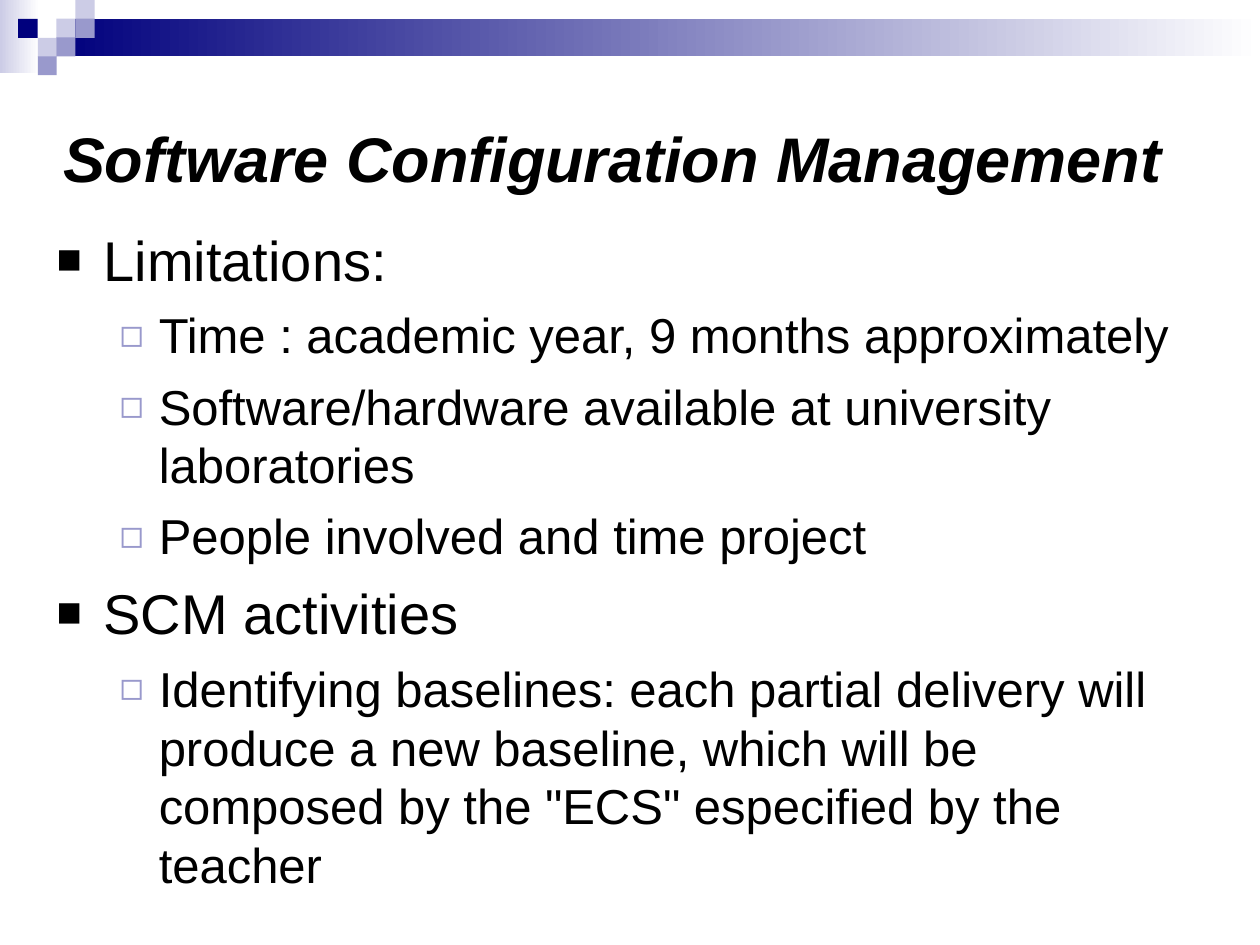
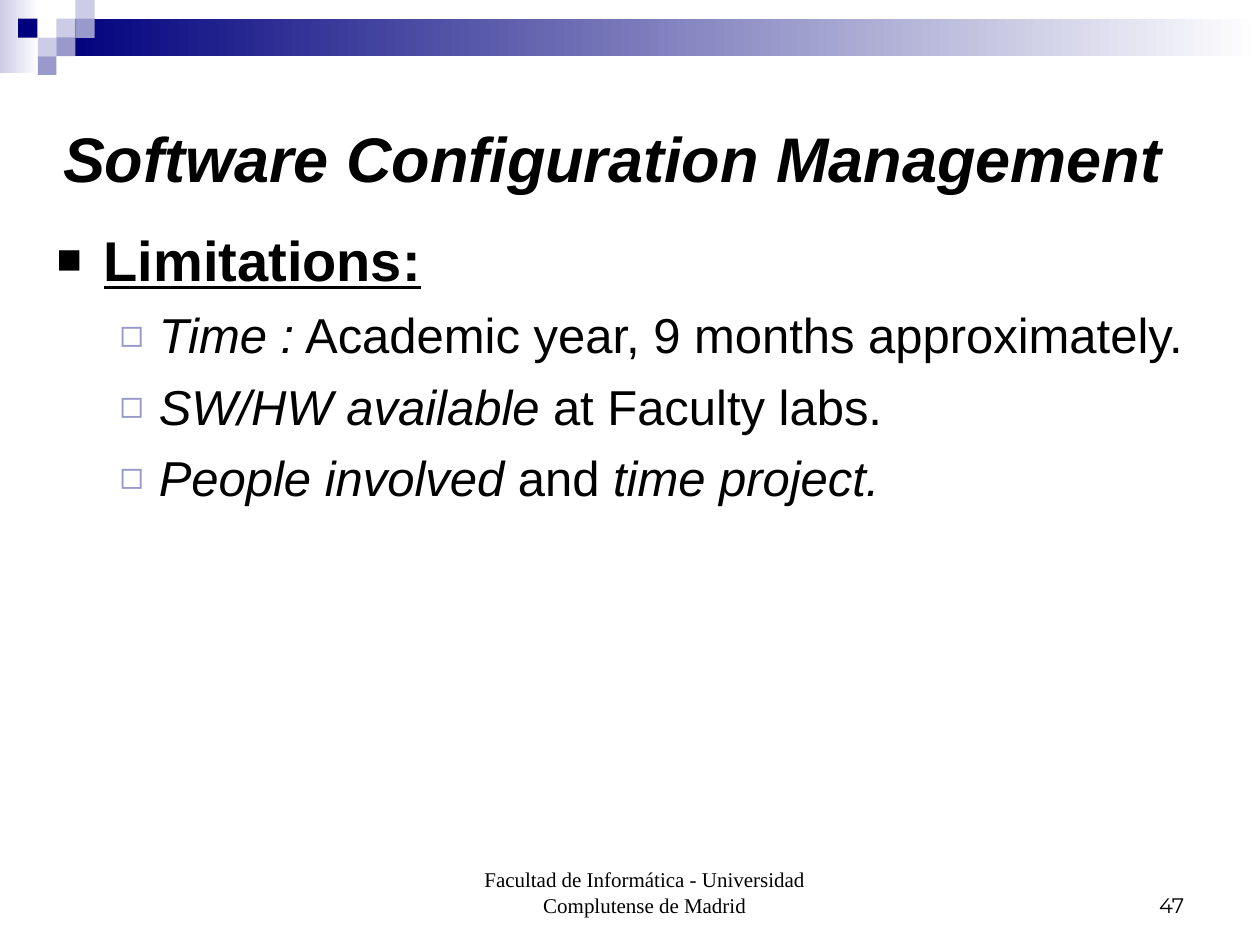
Before and after one commit to munsuri/egorilla, a slide deck: slide 47 of doc/PresentacionIS.ppt (slide 5 before the commit). Drawn at 1260x945 pixels with LibreOffice and Linux fonts; fonts in the diff are those of the drawing. Boxes give left, top, right and bottom in pixels: in the first picture for what was removed or moved away, otherwise in the second. Text is boxed around its words. In the diff, an @@ line names an element or a change of style, - is before the commit and + after.

```diff
--- a/doc/PresentacionIS.ppt
+++ b/doc/PresentacionIS.ppt
@@ text at <box>104,240,421,289</box>: bold on, underline on in "Limitations:" @@
@@ text at <box>159,317,1183,506</box>: text changed @@
-  ◻ Time : academic year, 9 months approximately
-  ◻ Software/hardware available at university laboratories
-  ◻ People involved and time project
-■ SCM activities
-  ◻ Identifying baselines: each partial delivery will produce a new baseline, which will be composed by the "ECS" especified by the teacher
+  ◻ Time : Academic year, 9 months approximately.
+  ◻ SW/HW available at Faculty labs.
+  ◻ People involved and time project.
@@ text added at <box>484,872,804,917</box>, 12 pt, text #000000 @@
+Facultad de Informática - Universidad Complutense de Madrid
@@ page number added at <box>1159,898,1184,913</box>, 12 pt, text #000000 @@
+47
```
Also in this commit, not shown: 47 other slides changed, 4 slides added, 9 slides removed.
